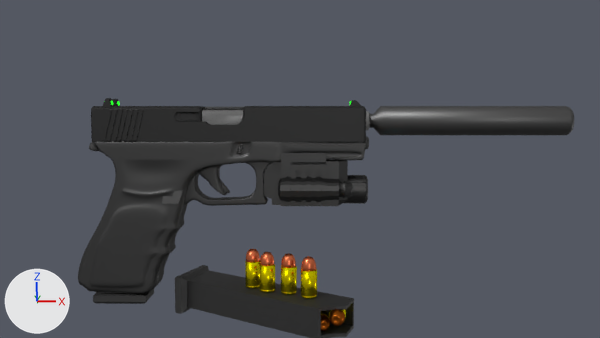
One commit to the Blender file Game/assets/3dmodals/Glock18/Glock18.blend: the scene before it, then after it.
Rendered twice from the file's camera 'Camera'. The axes (+X, +Y, +Z) are drawn at lower left. The lights are the same throughout. The older version comes first.
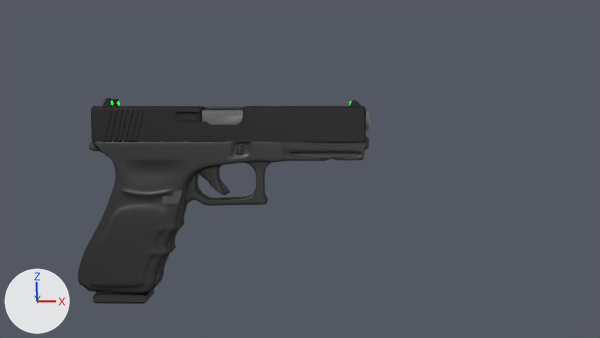
Changed parts and their boxes [x1, y1, x2, y2] in the pictures (600 x 338 px):
'Cube.007', deleted
    before: [175, 265, 354, 338]
'Cylinder.002', deleted
    before: [369, 106, 574, 135]
'Cube.005', deleted
    before: [264, 153, 368, 206]
'Cylinder.010', deleted (yellow)
    before: [301, 269, 317, 298]
'Cylinder.007', deleted (yellow)
    before: [281, 266, 297, 294]
'Cylinder.012', deleted
    before: [260, 264, 275, 292]
'Cylinder.014', deleted
    before: [245, 261, 260, 288]
'Cylinder.006', deleted
    before: [321, 309, 345, 331]
'Cylinder.011', deleted
    before: [301, 256, 316, 271]
'Cylinder.008', deleted
    before: [281, 253, 296, 268]
'Cylinder.013', deleted
    before: [260, 252, 274, 266]
'Cylinder.015', deleted
    before: [246, 249, 260, 263]
'Cylinder.005', deleted (mostly hidden)
    before: [321, 309, 347, 321]

The edits, one by one:
Object 'Cylinder.002' (ob_cylinder_002) is deleted.
Object 'Cube.005' (ob_cube_005) is deleted.
Object 'Cylinder.010' (ob_cylinder_010) is deleted.
Object 'Cylinder.011' (ob_cylinder_011) is deleted.
Object 'Cube.007' (ob_cube_007) is deleted.
Object 'Cylinder.005' (ob_cylinder_005) is deleted.
Object 'Cylinder.006' (ob_cylinder_006) is deleted.
Object 'Cylinder.007' (ob_cylinder_007) is deleted.
Object 'Cylinder.008' (ob_cylinder_008) is deleted.
Object 'Cylinder.012' (ob_cylinder_012) is deleted.
Object 'Cylinder.013' (ob_cylinder_013) is deleted.
Object 'Cylinder.014' (ob_cylinder_014) is deleted.
Object 'Cylinder.015' (ob_cylinder_015) is deleted.
